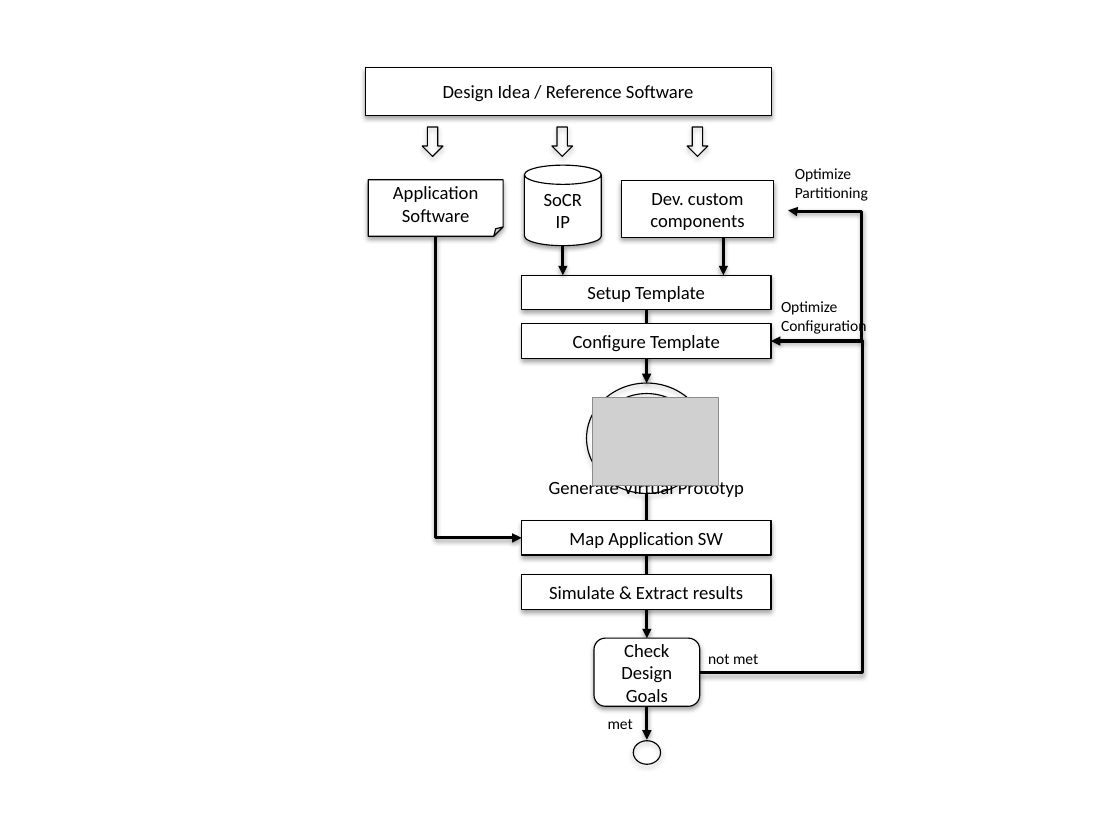
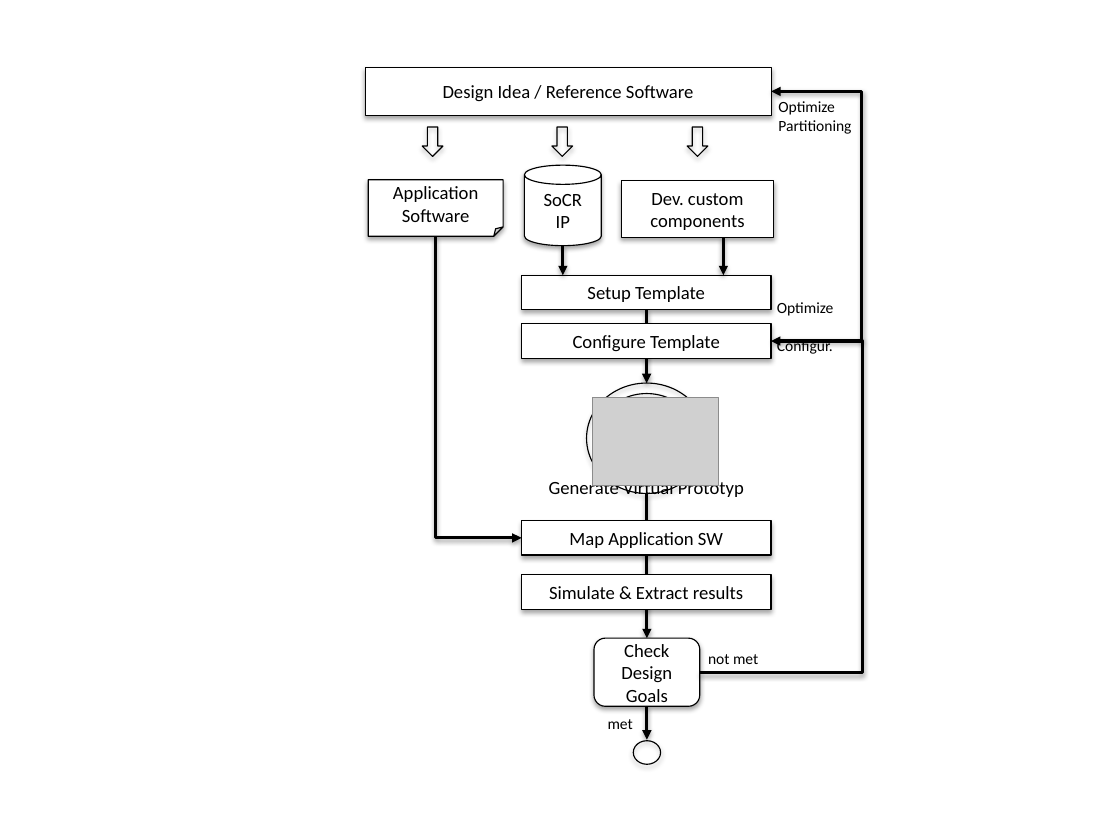
Before and after one commit to socrocket/core, a slide deck: slide 1 of doc/socrocket_flow.pptx. Drawn at 1120x840 pixels with LibreOffice and Linux fonts; fonts in the diff are those of the drawing; grey boxes stand for pictures. Boxes give left, top, right and bottom in pixels: in the first picture for what was removed or moved away, otherwise in the second. Text is boxed around its words. In the diff, an @@ line names an element or a change of style, - is before the commit and + after.

```diff
--- a/doc/socrocket_flow.pptx
+++ b/doc/socrocket_flow.pptx
@@ text "Optimize Partitioning": place and size @@
-text "Optimize Partitioning" at bbox=[795, 168, 868, 201]
+text "Optimize Partitioning" at bbox=[778, 101, 851, 134]
@@ elbow arrow moved from (862, 342) - (788, 211) to (862, 342) - (772, 92) @@
@@ text at bbox=[777, 302, 833, 356]: text changed @@
-Optimize
-Configuration
+Optimize
+Configur.
```
Also in this commit, not shown: 1 other file.
